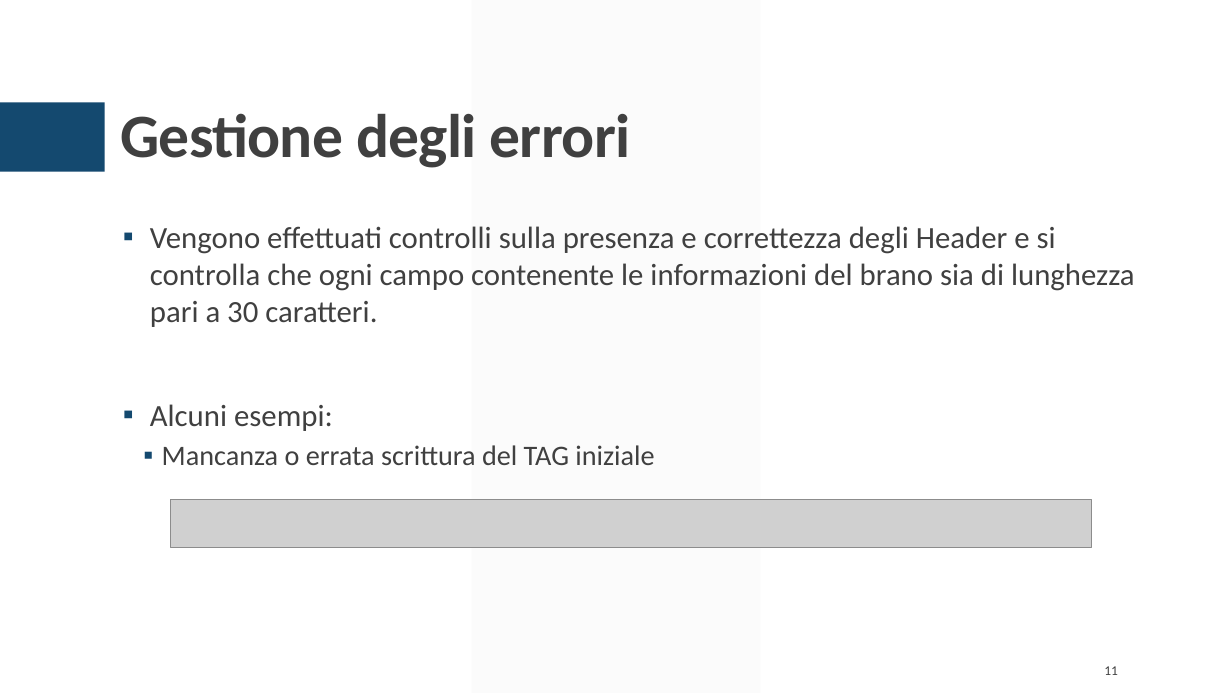
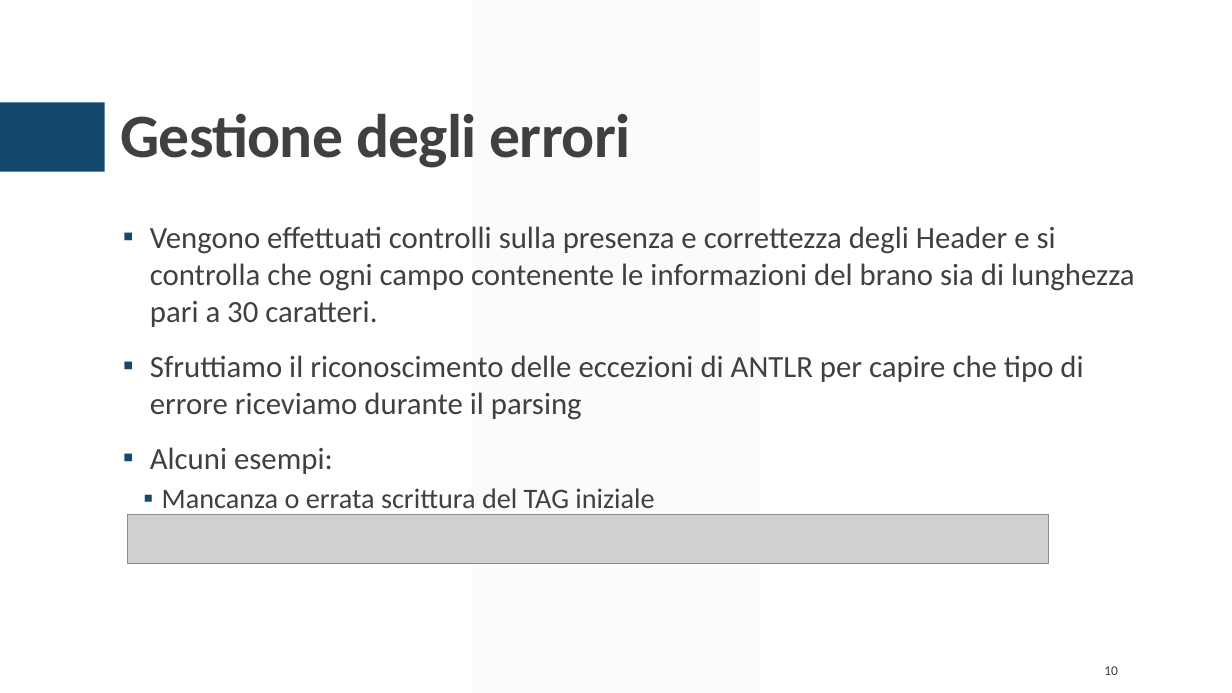
Before and after one commit to atusghen/SimpleID3, a slide deck: slide 10 of presentazione.pptx (slide 11 before the commit). Drawn at 1232x693 pixels with LibreOffice and Linux fonts; fonts in the diff are those of the drawing; grey boxes stand for pictures. Boxes give left, top, right and bottom in pixels: in the first picture for what was removed or moved away, otherwise in the second. Text is boxed around its words. In the diff, an @@ line names an element or a change of style, - is before the commit and + after.

```diff
--- a/presentazione.pptx
+++ b/presentazione.pptx
@@ text at (150,355,1083,420): paragraph added @@
+▪ Sfruttiamo il riconoscimento delle eccezioni di ANTLR per capire che tipo di errore riceviamo durante il parsing
@@ picture: place and size @@
-picture at (171,499,1092,548)
+picture at (128,515,1049,564)
@@ page number at (1104,666,1118,675): text changed @@
-11
+10
```
Also in this commit, not shown: 2 other slides changed, 1 slide added, 5 other files.
